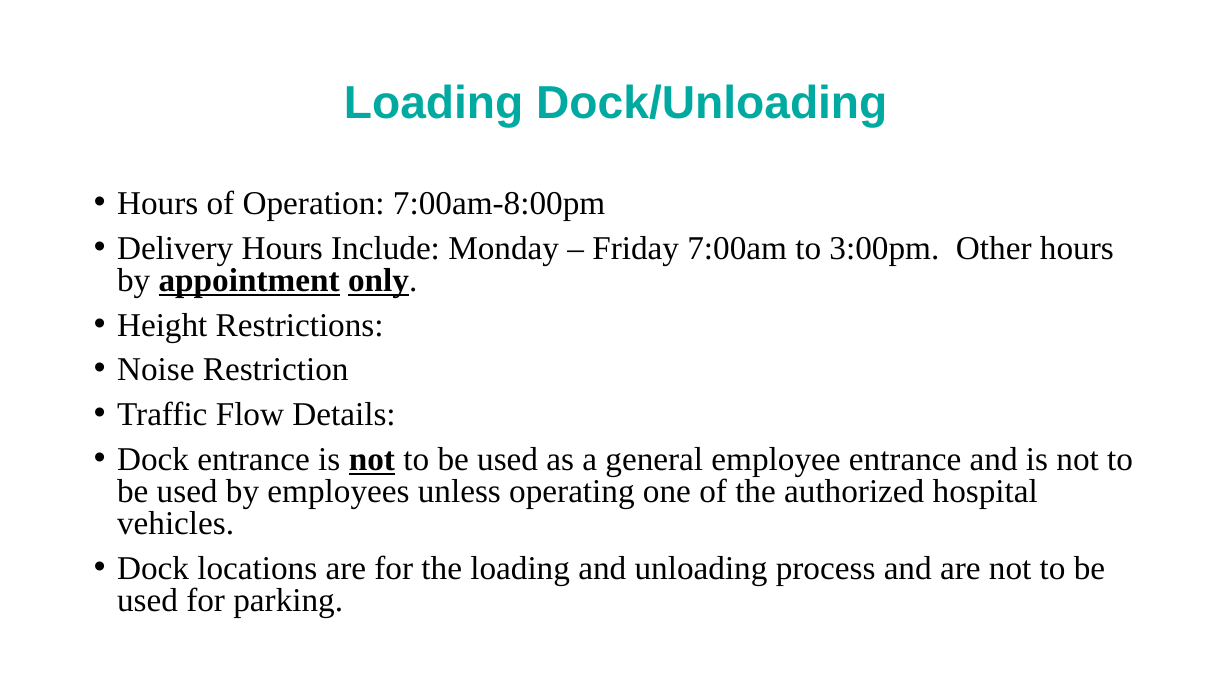
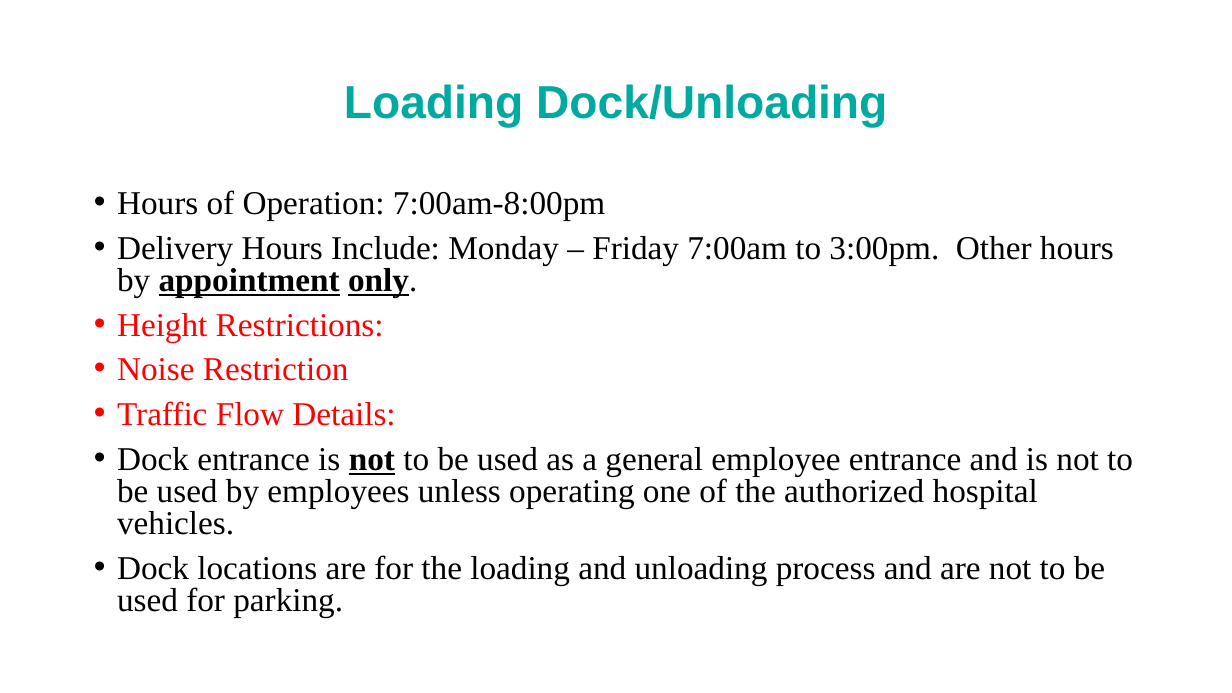
Before and after one commit to ericgfx/SH_MarComm_Repo, a slide deck: slide 12 of Lisa Tat Rules of the Building Ringlet/MBC Rules of the Building V4.pptx. Drawn at 1232x693 pixels with LibreOffice and Linux fonts; fonts in the diff are those of the drawing. Boxes give left, top, right and bottom in pixels: in the first picture for what was removed or moved away, otherwise in the second. Text is boxed around its words. In the diff, an @@ line names an element or a change of style, - is before the commit and + after.

```diff
--- a/Lisa Tat Rules of the Building Ringlet/MBC Rules of the Building V4.pptx
+++ b/Lisa Tat Rules of the Building Ringlet/MBC Rules of the Building V4.pptx
@@ text at (117,313,395,426): text colour #000000 to #FF0000 in "Height Restrictions:", "Noise Restriction", "Traffic Flow Details:" @@
```
Also in this commit, not shown: 4 other files.
